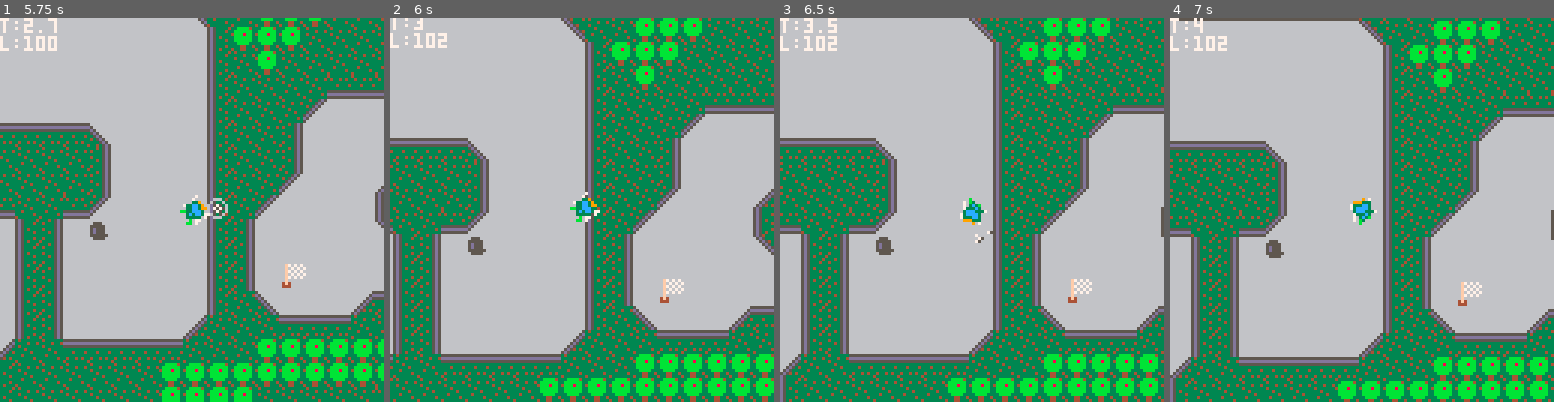
Above: before the commit, frames 1-4 (left to right).
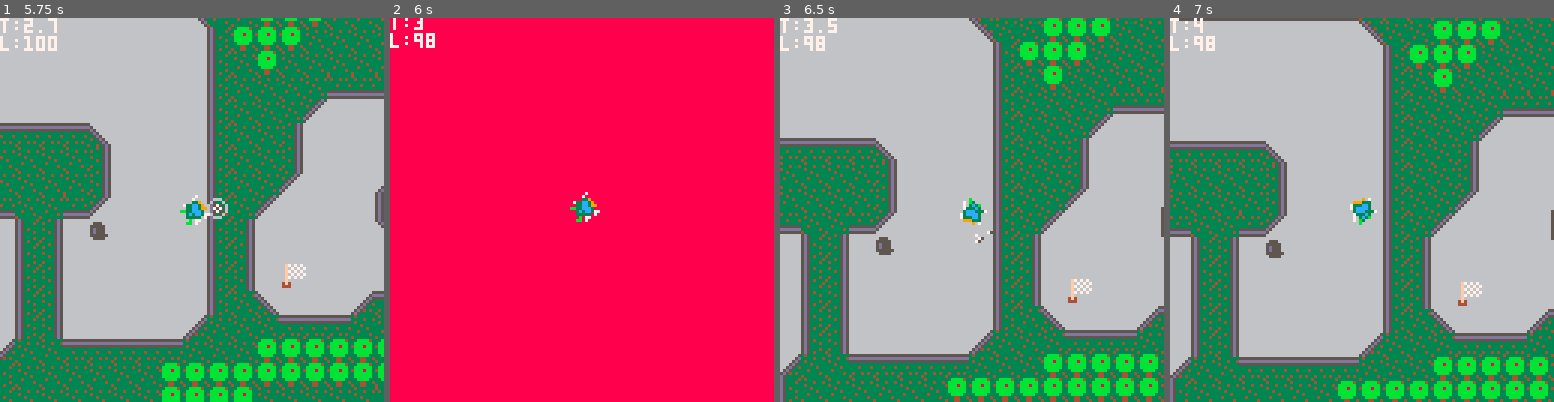
Above: after the commit, the same moments.

Repository: michaelchadwick/game-off-2016
Game: PICO-8 cartridge bugracer.p8
The game is run twice, just before and just after one commit, with the same random seed, the same clock (stepped at 60 frames per second) and the same inputs.
Inputs:
- Up to frame 1 (5.75 s): tap X (X key) at 0.33, 1.07, 1.85, 2.97, 4.08, 5.2 s; tap O (Z key) at 0.7, 1.7, 2.1, 2.5, 2.9, 3.3, 3.7, 4.1, 4.5, 4.9, 5.3, 5.7 s; hold Right 1.6-2.1 s; hold Up 2.15-2.42 s; hold Right 2.47-3.03 s; hold Left 3.08-3.58 s; hold Down 3.63-3.97 s; hold Right 4.02-4.68 s; hold Up 4.73-5.03 s; hold Left 5.08-5.68 s; hold Down from 5.73 s (still down)
- Up to frame 2 (6 s): keep holding Down
- Up to frame 3 (6.5 s): release Down at 6.03 s; hold Right from 6.08 s (still down); tap O (Z key) at 6.1 s; tap X (X key) at 6.32 s
- Up to frame 4 (7 s): tap O (Z key) at 6.5, 6.9 s; release Right at 6.58 s; hold Right from 6.63 s (still down)

Frame 1 is identical in both runs. In frame 2, 99% of the frame differs, in the area x 0-100%, y 0-100%; in frame 3, 0.1%; in frame 4, 0.1%.

Commit message:
damage now flashes red; backing up now takes appropriate damage

Diff:
--- a/bugracer.p8
+++ b/bugracer.p8
@@ -113,7 +113,8 @@
  local hit_wall=fget(id,0)
  local hit_oil=fget(id,1)
  if hit_wall then
-  self.life-=(self.spd*2)
+  self.life-=(abs(self.spd)*2)
+  rectfill(0,0,wall_r,wall_b,8)
   self.spd*=-1.5
  elseif hit_oil then
   printh("on oil slick")
@@ -129,7 +130,8 @@
  hit_wall=fget(id,0)
  hit_oil=fget(id,1)
  if hit_wall then
-  self.life-=(self.spd*2)
+  self.life-=(abs(self.spd)*2)
+  rectfill(0,0,wall_r,wall_b,8)
   self.spd*=-1.5
  elseif hit_oil then
   printh("on oil slick")
